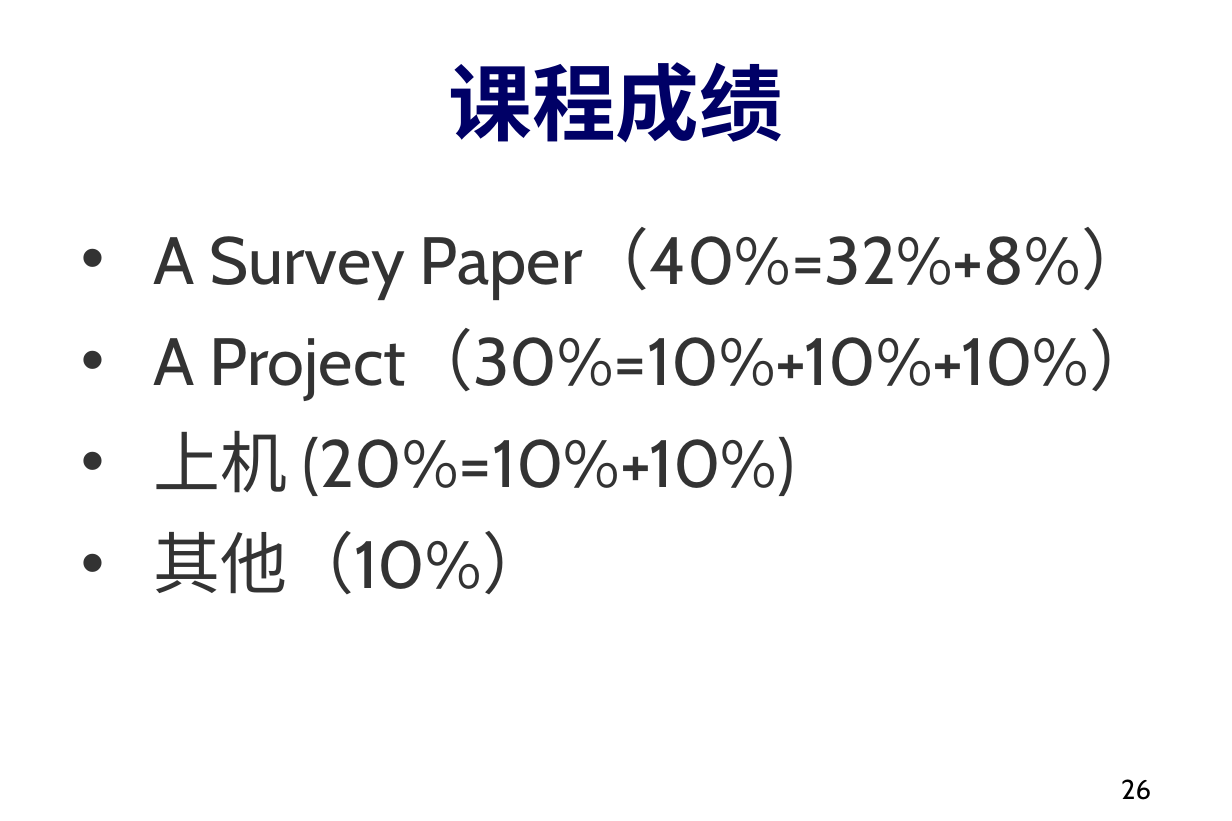
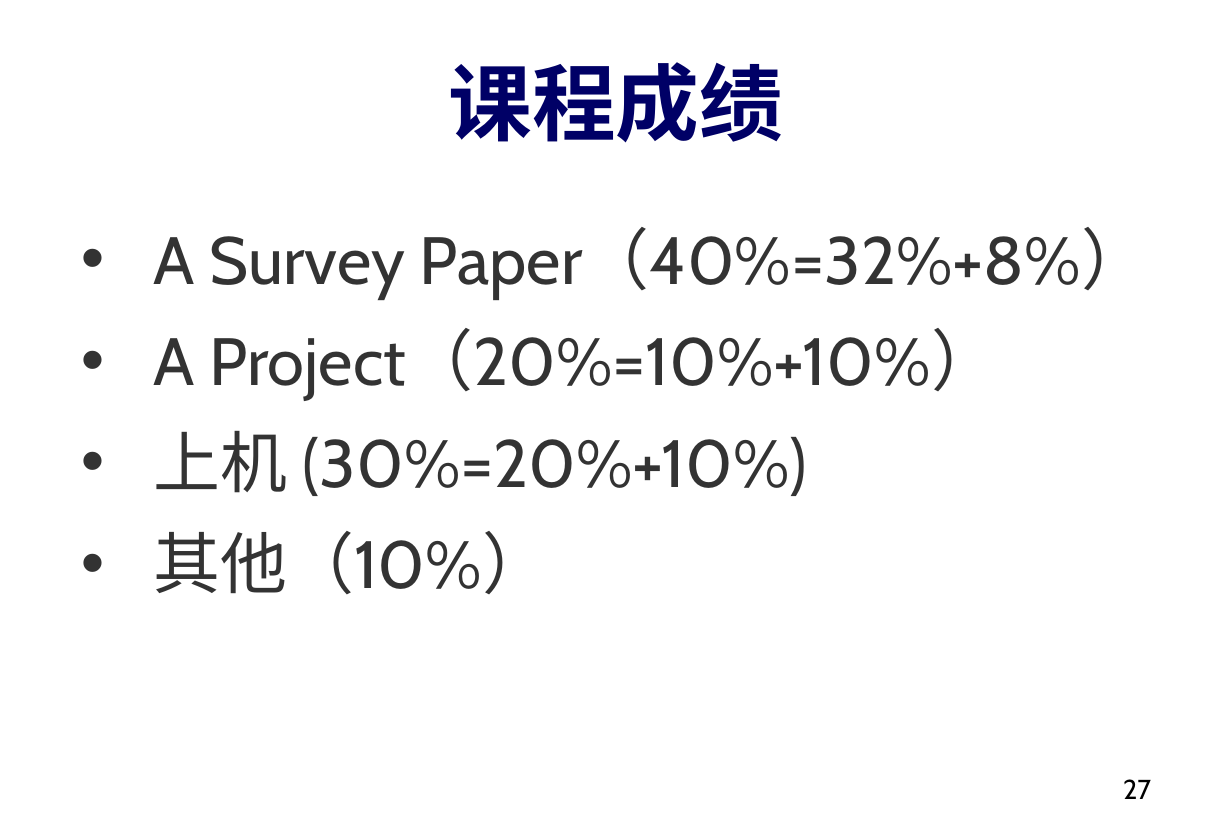
Before and after one commit to dase314/dase314.github.io, a slide deck: slide 27 of files/W1-Intro.pptx (slide 26 before the commit). Drawn at 1232x821 pixels with LibreOffice and Linux fonts; fonts in the diff are those of the drawing. Boxes give left, top, right and bottom in pixels: in the first picture for what was removed or moved away, otherwise in the second. Text is boxed around its words. In the diff, an @@ line names an element or a change of style, - is before the commit and + after.

```diff
--- a/files/W1-Intro.pptx
+++ b/files/W1-Intro.pptx
@@ text at bbox=[153, 329, 999, 496]: text changed @@
-• A Project（30%=10%+10%+10%）
-• 上机 (20%=10%+10%)
+• A Project（20%=10%+10%）
+• 上机 (30%=20%+10%)
@@ page number at bbox=[1123, 779, 1151, 799]: text changed @@
-26
+27
```
Also in this commit, not shown: 1 slide added, 1 other file.
